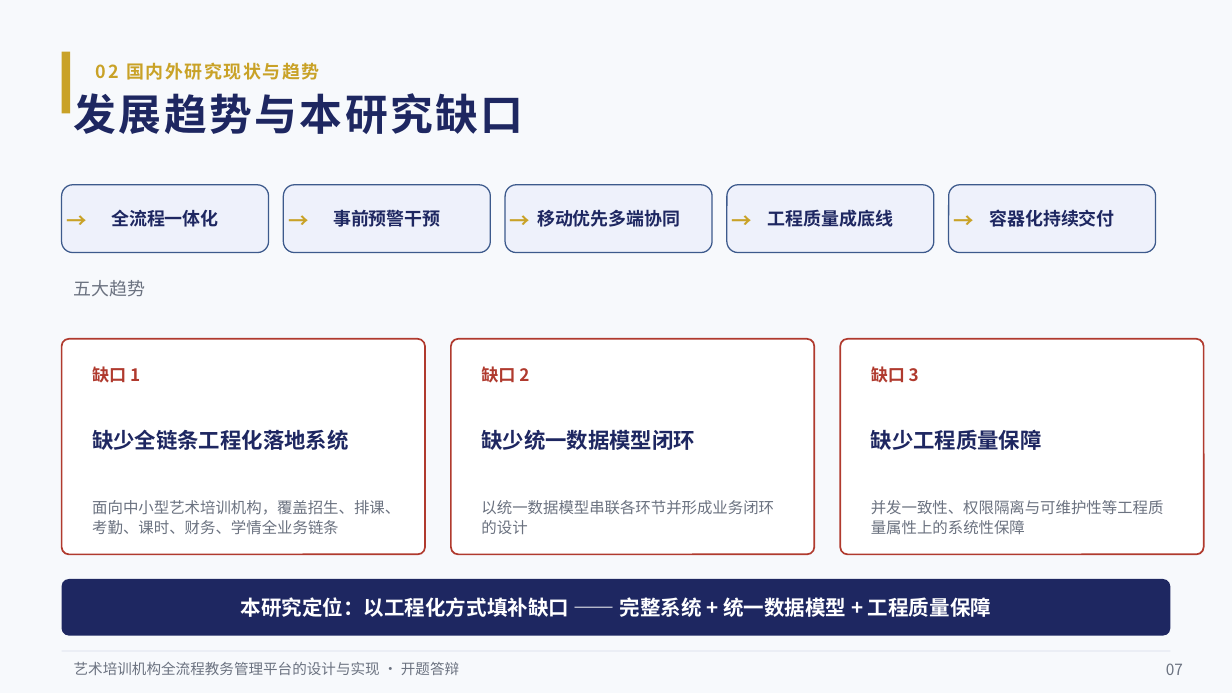
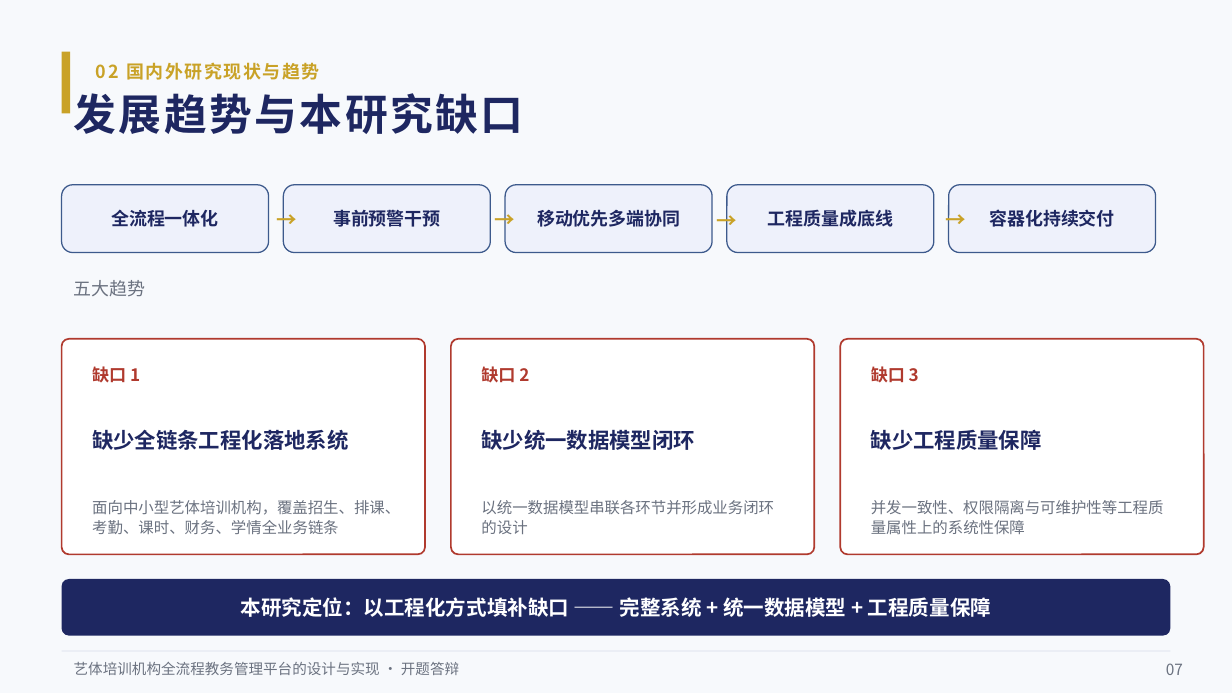
Before and after one commit to BYNekoNay/educational-administration, a slide deck: slide 7 of docs/defence/艺培通开题答辩.pptx. Drawn at 1232x693 pixels with LibreOffice and Linux fonts; fonts in the diff are those of the drawing. Boxes give left, top, right and bottom in pixels: in the first picture for what was removed or moved away, otherwise in the second. Text is boxed around its words. In the diff, an @@ line names an element or a change of style, - is before the commit and + after.

Commit message:
docs: 毕设文档更新——开题报告按新任务书（艺体）重写、新增文献综述与文献库、答辩材料同步

```diff
--- a/docs/defence/艺培通开题答辩.pptx
+++ b/docs/defence/艺培通开题答辩.pptx
@@ text removed at (54, 202, 84, 239) @@
-→
@@ text "→": place and size @@
-text "→" at (276, 202, 306, 239)
+text "→" at (265, 201, 294, 238)
@@ text "→": place and size @@
-text "→" at (498, 202, 527, 239)
+text "→" at (483, 201, 513, 238)
@@ text "→": place and size @@
-text "→" at (719, 202, 749, 239)
+text "→" at (705, 202, 734, 239)
@@ text "→": place and size @@
-text "→" at (941, 202, 971, 239)
+text "→" at (934, 201, 963, 238)
@@ text at (92, 500, 400, 534): text changed @@
-面向中小型艺术培训机构，覆盖招生、排课、考勤、课时、财务、学情全业务链条
+面向中小型艺体培训机构，覆盖招生、排课、考勤、课时、财务、学情全业务链条
@@ text at (74, 662, 459, 675): text changed @@
-艺术培训机构全流程教务管理平台的设计与实现 · 开题答辩
+艺体培训机构全流程教务管理平台的设计与实现 · 开题答辩
```
Also in this commit, not shown: 16 other slides changed, 1 slide added, 46 other files.
